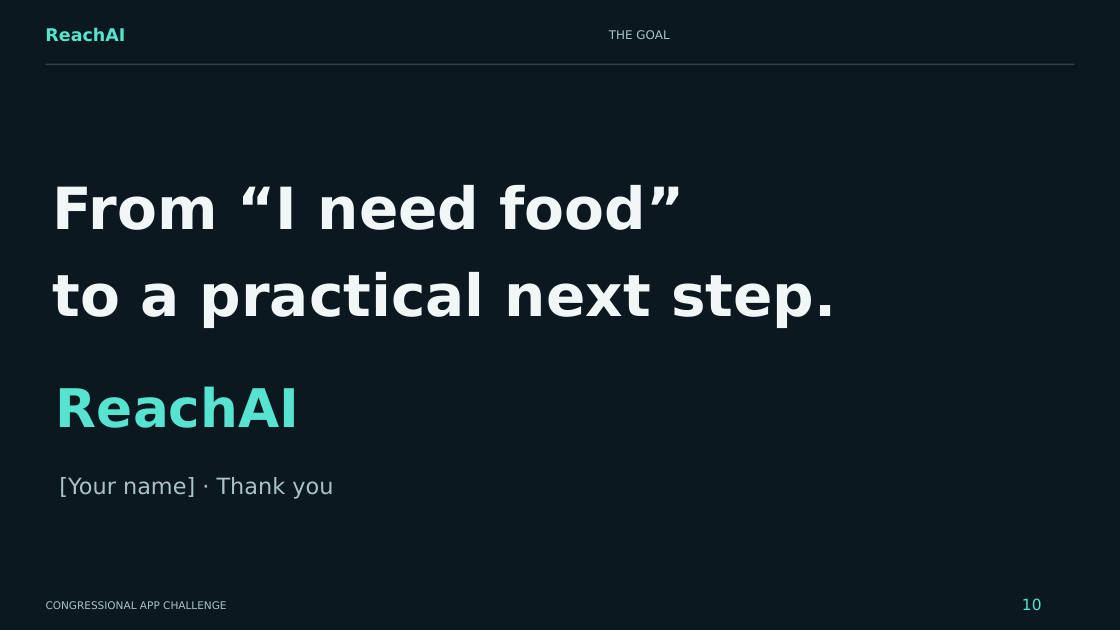
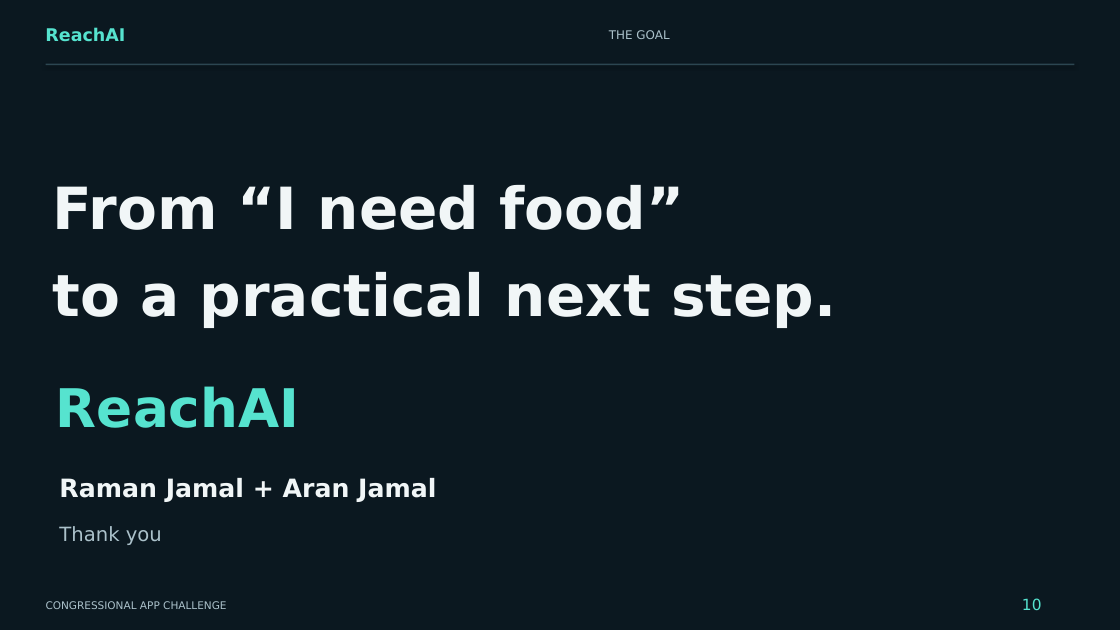
Before and after one commit to returnedlegend/Reach, a slide deck: slide 10 of docs/presentation/ReachAI-Congressional-App-Challenge.pptx. Drawn at 1120x630 pixels with LibreOffice and Linux fonts; fonts in the diff are those of the drawing. Boxes give left, top, right and bottom in pixels: in the first picture for what was removed or moved away, otherwise in the second. Text is boxed around its words. In the diff, an @@ line names an element or a change of style, - is before the commit and + after.

Commit message:
Personalize challenge presentation for Raman and Aran Jamal

```diff
--- a/docs/presentation/ReachAI-Congressional-App-Challenge.pptx
+++ b/docs/presentation/ReachAI-Congressional-App-Challenge.pptx
@@ text at (59, 478, 436, 502): text changed; size 19.2 to 21.6 pt; text colour #ABC1CA to #F1F6F7; bold on @@
-[Your name] · Thank you
+Raman Jamal + Aran Jamal
@@ text added at (59, 526, 162, 545), 16.8 pt, text #ABC1CA @@
+Thank you
```
Also in this commit, not shown: 1 other slide changed, 5 other files.
